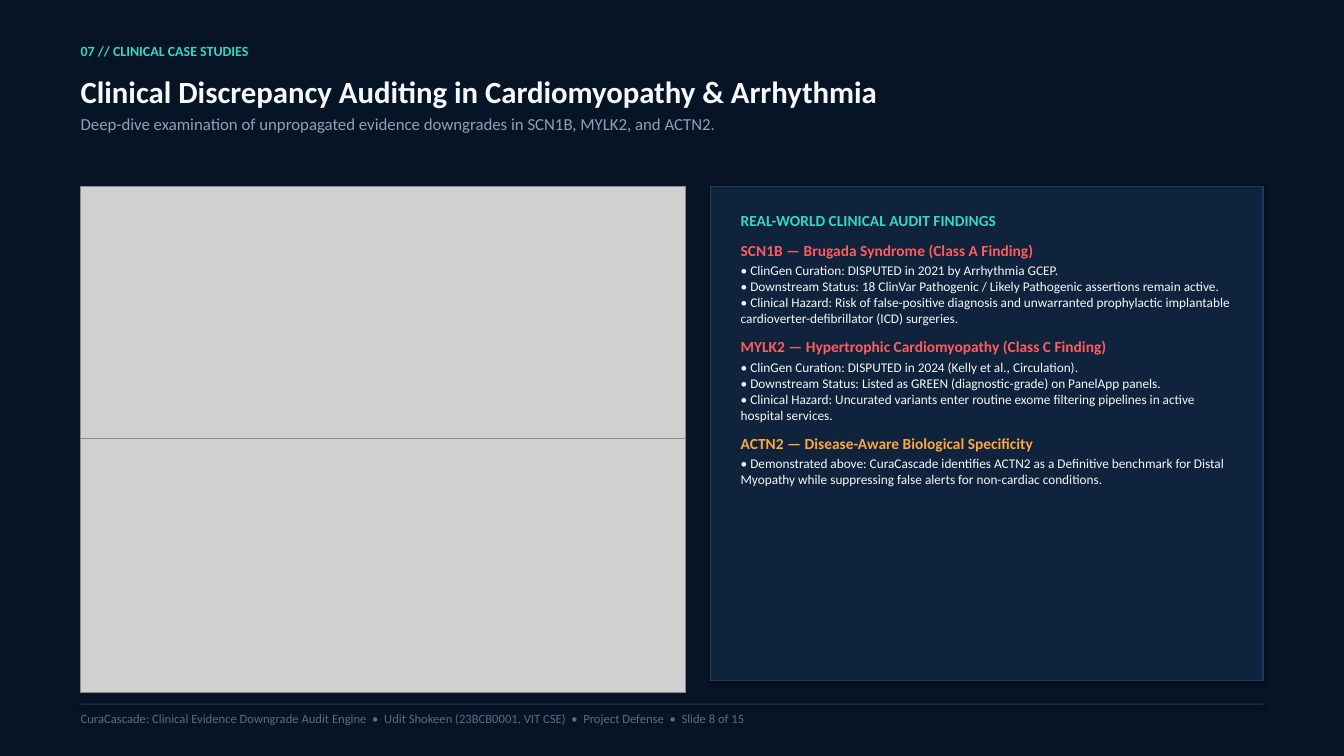
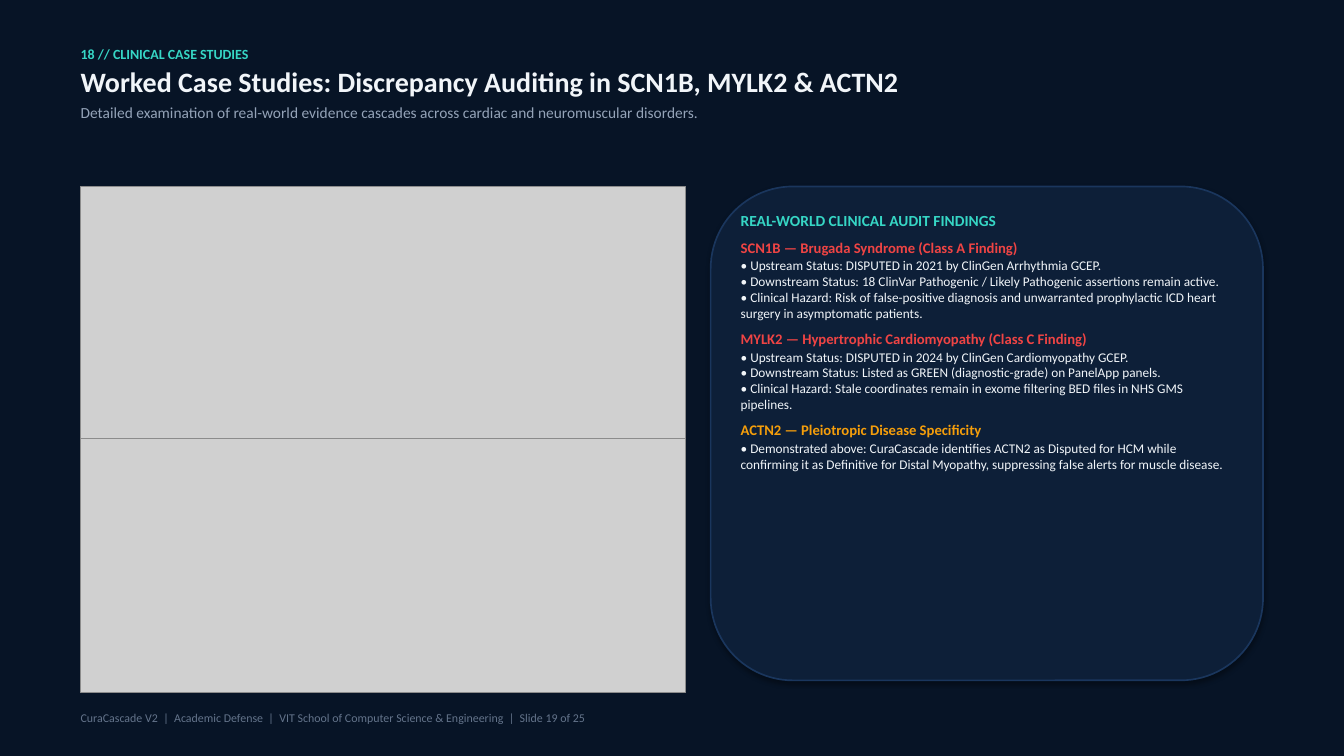
Before and after one commit to uditshokeen14/curacascadeV2, a slide deck: slide 19 of CuraCascade_Presentation_Redesigned.pptx (slide 8 before the commit). Drawn at 1344x756 pixels with LibreOffice and Linux fonts; fonts in the diff are those of the drawing; grey boxes stand for pictures. Boxes give left, top, right and bottom in pixels: in the first picture for what was removed or moved away, otherwise in the second. Text is boxed around its words. In the diff, an @@ line names an element or a change of style, - is before the commit and + after.

Commit message:
feat: complete CuraCascade V2 25-slide defense deck, claim audit, beginner guide, and viva defense bible

```diff
--- a/CuraCascade_Presentation_Redesigned.pptx
+++ b/CuraCascade_Presentation_Redesigned.pptx
@@ background #FFFFFF to #071426 @@
@@ rectangle removed at [0, 0, 1344, 756] @@
@@ text at [81, 49, 898, 118]: text changed; size 12 to 11 pt; text colour #8FA0B8 to #94A3B8 @@
-Clinical Discrepancy Auditing in Cardiomyopathy & Arrhythmia
-Deep-dive examination of unpropagated evidence downgrades in SCN1B, MYLK2, and ACTN2.
+18 // CLINICAL CASE STUDIES
+Worked Case Studies: Discrepancy Auditing in SCN1B, MYLK2 & ACTN2
+Detailed examination of real-world evidence cascades across cardiac and neuromuscular disorders.
@@ text removed at [81, 47, 248, 56] @@
-07 // CLINICAL CASE STUDIES
@@ rectangle removed at [711, 187, 1263, 681] @@
@@ rounded rectangle added at [711, 187, 1263, 681], fill #0D1F38, outline #1A365D 1.2 pt @@
@@ text at [741, 260, 1219, 321]: text changed; text colour #F5F8FC to #F1F5F9 @@
-• ClinGen Curation: DISPUTED in 2021 by Arrhythmia GCEP.
-• Downstream Status: 18 ClinVar Pathogenic / Likely Pathogenic assertions remain active.
-• Clinical Hazard: Risk of false-positive diagnosis and unwarranted prophylactic implantable cardioverter-defibrillator (ICD) surgeries.
+• Upstream Status: DISPUTED in 2021 by ClinGen Arrhythmia GCEP.
+• Downstream Status: 18 ClinVar Pathogenic / Likely Pathogenic assertions remain active.
+• Clinical Hazard: Risk of false-positive diagnosis and unwarranted prophylactic ICD heart surgery in asymptomatic patients.
@@ text at [741, 242, 1087, 347]: size 11 to 10.5 pt, text colour #FF5C5C to #EF4444 in "SCN1B — Brugada Syndrome (Class A Finding)", "MYLK2 — Hypertrophic Cardiomyopathy (Class C Finding)"; less space between paragraphs @@
@@ text at [741, 352, 1222, 472]: text changed; text colour #F5F8FC to #F1F5F9 @@
-• ClinGen Curation: DISPUTED in 2024 (Kelly et al., Circulation).
-• Downstream Status: Listed as GREEN (diagnostic-grade) on PanelApp panels.
-• Clinical Hazard: Uncurated variants enter routine exome filtering pipelines in active hospital services.
-ACTN2 — Disease-Aware Biological Specificity
-• Demonstrated above: CuraCascade identifies ACTN2 as a Definitive benchmark for Distal Myopathy while suppressing false alerts for non-cardiac conditions.
+• Upstream Status: DISPUTED in 2024 by ClinGen Cardiomyopathy GCEP.
+• Downstream Status: Listed as GREEN (diagnostic-grade) on PanelApp panels.
+• Clinical Hazard: Stale coordinates remain in exome filtering BED files in NHS GMS pipelines.
+ACTN2 — Pleiotropic Disease Specificity
+• Demonstrated above: CuraCascade identifies ACTN2 as Disputed for HCM while confirming it as Definitive for Distal Myopathy, suppressing false alerts for muscle disease.
@@ text at [81, 714, 585, 724]: text changed; size 9 to 8.5 pt; text colour #5A6C82 to #64748B @@
-CuraCascade: Clinical Evidence Downgrade Audit Engine • Udit Shokeen (23BCB0001, VIT CSE) • Project Defense • Slide 8 of 15
+CuraCascade V2 | Academic Defense | VIT School of Computer Science & Engineering | Slide 19 of 25
@@ rectangle removed at [81, 704, 1263, 705] @@
```
Also in this commit, not shown: 6 other slides changed, 18 slides added, 8 slides removed, 17 other files.
